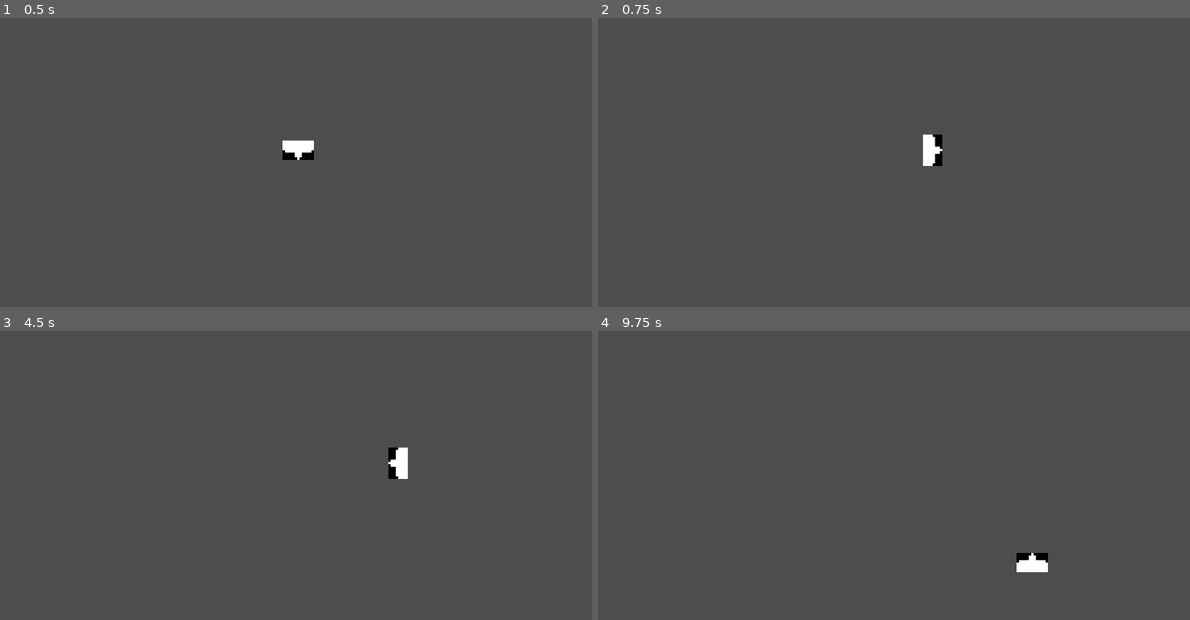
Above: before the commit, frames 1-4 (two rows, left to right).
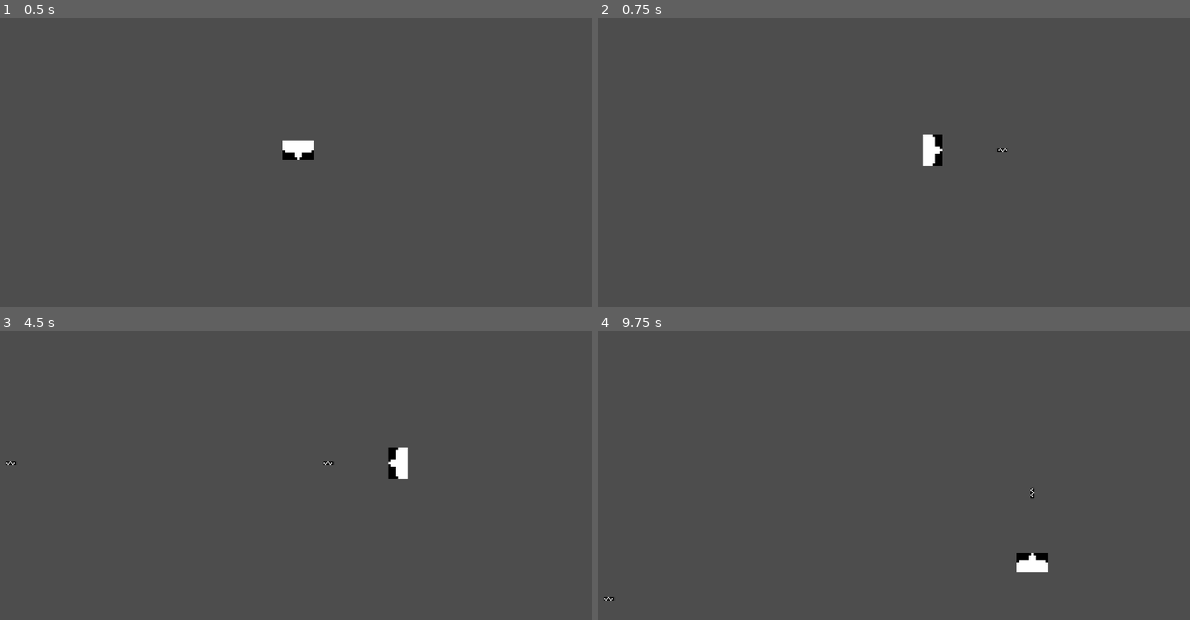
Above: after the commit, the same moments.

Repository: Arzpal/ShapeYourWayOut
Game: Godot game, scene res://Scenes/player.tscn
Two runs of this game, one before a commit and one after it. Both use one fixed random seed, a clock stepped at 60 frames per second and the inputs below.
Inputs (mouse positions are in pixels of both pictures, inside the frame that each line leads up to):
- Up to frame 1 (0.5 s): no input
- Up to frame 2 (0.75 s): tap Enter at 0.5 s; move the mouse to (1036, 148) at 0.52 s; hold D (m_right) from 0.53 s (still down); click (1036, 148) at 0.6 s
- Up to frame 3 (4.5 s): move the mouse to (142, 498) at 1.27 s; release D (m_right) at 1.28 s; hold S (m_down) 1.28-2.03 s; click (142, 498) at 1.35 s; move the mouse to (355, 394) at 2.02 s; hold D (m_right) 2.03-2.78 s; click (355, 394) at 2.1 s; move the mouse to (248, 556) at 2.77 s; hold W (m_up) 2.78-3.53 s; click (248, 556) at 2.85 s; move the mouse to (491, 539) at 3.52 s; hold A (m_left) from 3.53 s (still down); click (491, 539) at 3.6 s; move the mouse to (76, 420) at 4.27 s; click (76, 420) at 4.35 s
- Up to frame 4 (9.75 s): move the mouse to (917, 478) at 5.02 s; release A (m_left) at 5.03 s; hold S (m_down) 5.03-5.78 s; click (917, 478) at 5.1 s; move the mouse to (775, 383) at 5.77 s; hold D (m_right) 5.78-6.53 s; click (775, 383) at 5.85 s; move the mouse to (1036, 461) at 6.52 s; hold W (m_up) 6.53-7.28 s; click (1036, 461) at 6.6 s; move the mouse to (740, 498) at 7.27 s; hold D (m_right) 7.28-8.03 s; click (740, 498) at 7.35 s; move the mouse to (953, 394) at 8.02 s; hold S (m_down) 8.03-8.78 s; click (953, 394) at 8.1 s; move the mouse to (846, 556) at 8.77 s; hold A (m_left) 8.78-9.53 s; click (846, 556) at 8.85 s; move the mouse to (1089, 539) at 9.52 s; hold W (m_up) from 9.53 s (still down); click (1089, 539) at 9.6 s

Frame 1 is identical in both runs. In frame 2, less than 0.1% of the frame differs, in the area x 67-70%, y 44-47%; in frame 3, less than 0.1%; in frame 4, less than 0.1%, in the area x 1-74%, y 54-94%.
Error before the commit: Cannot call method 'add_child' on a null value. (res://Scripts/player.gd:62)

Commit message:
small fix

Diff:
--- a/Test1/Scenes/Playground.tscn
+++ b/Test1/Scenes/Playground.tscn
@@ -4,8 +4,7 @@
 
 [node name="Playground" type="Node"]
 
-[node name="Player" parent="." node_paths=PackedStringArray("main") instance=ExtResource("1_y2moq")]
+[node name="Player" parent="." instance=ExtResource("1_y2moq")]
 position = Vector2(641, 250)
-main = NodePath("../BulletHolder")
 
 [node name="BulletHolder" type="Node2D" parent="."]
--- a/Test1/Scenes/bullet.tscn
+++ b/Test1/Scenes/bullet.tscn
@@ -44,6 +44,7 @@
 }]
 
 [node name="Bullet" type="Area2D"]
+top_level = true
 z_index = 9
 script = ExtResource("1_64a40")
 
--- a/Test1/Scripts/player.gd
+++ b/Test1/Scripts/player.gd
@@ -11,7 +11,6 @@
 @export var delay_time = 0.2
 
 #shoot
-@export var main: Node2D
 @export var bullet_scene: PackedScene
 @onready var bullet_position = $BulletPosition
 
@@ -59,4 +58,4 @@
 	var bullet = bullet_scene.instantiate()
 	bullet.spawn_pos = bullet_position.global_position
 	bullet.spawn_rot = bullet_position.global_rotation
-	main.add_child(bullet)
+	bullet_position.add_child(bullet)
